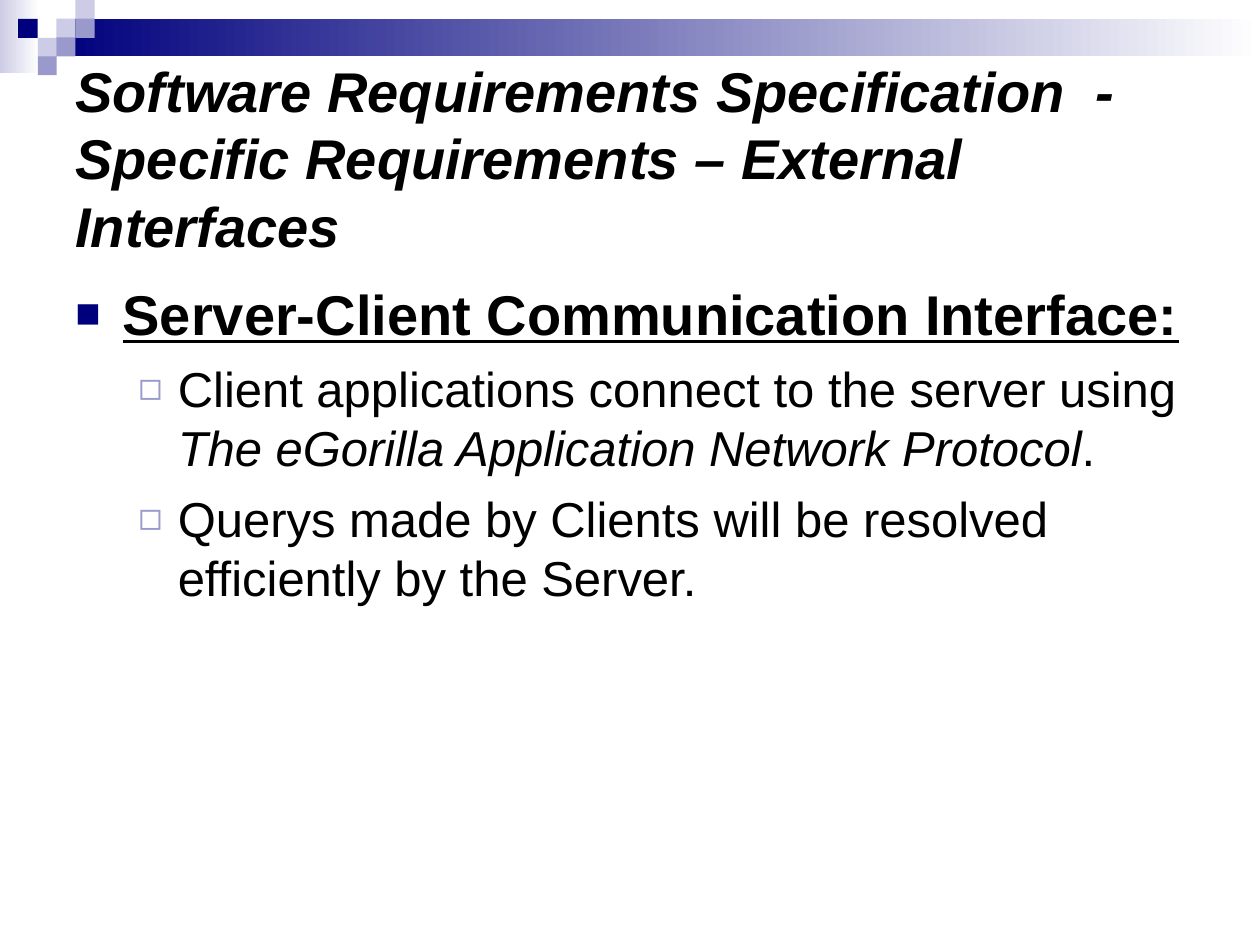
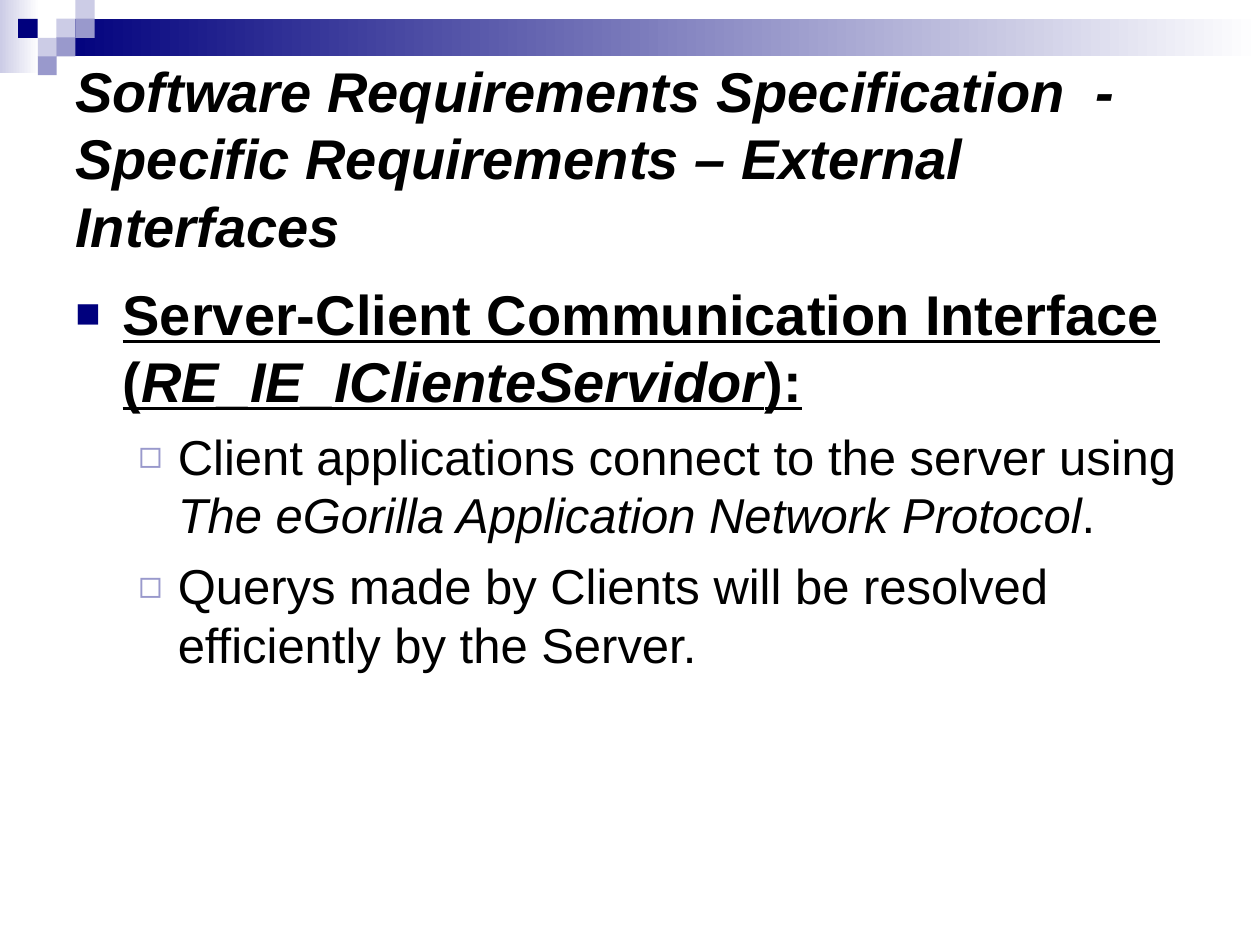
Before and after one commit to munsuri/egorilla, a slide deck: slide 29 of doc/PresentacionIS.ppt (slide 27 before the commit). Drawn at 1260x945 pixels with LibreOffice and Linux fonts; fonts in the diff are those of the drawing. Boxes give left, top, right and bottom in pixels: in the first picture for what was removed or moved away, otherwise in the second. Text is boxed around its words. In the diff, an @@ line names an element or a change of style, - is before the commit and + after.

```diff
--- a/doc/PresentacionIS.ppt
+++ b/doc/PresentacionIS.ppt
@@ text at (x1=123, y1=294, x2=1158, y2=413): text changed @@
-■ Server-Client Communication Interface:
+■ Server-Client Communication Interface (RE_IE_IClienteServidor):
```
Also in this commit, not shown: 5 other slides changed, 4 slides added.
